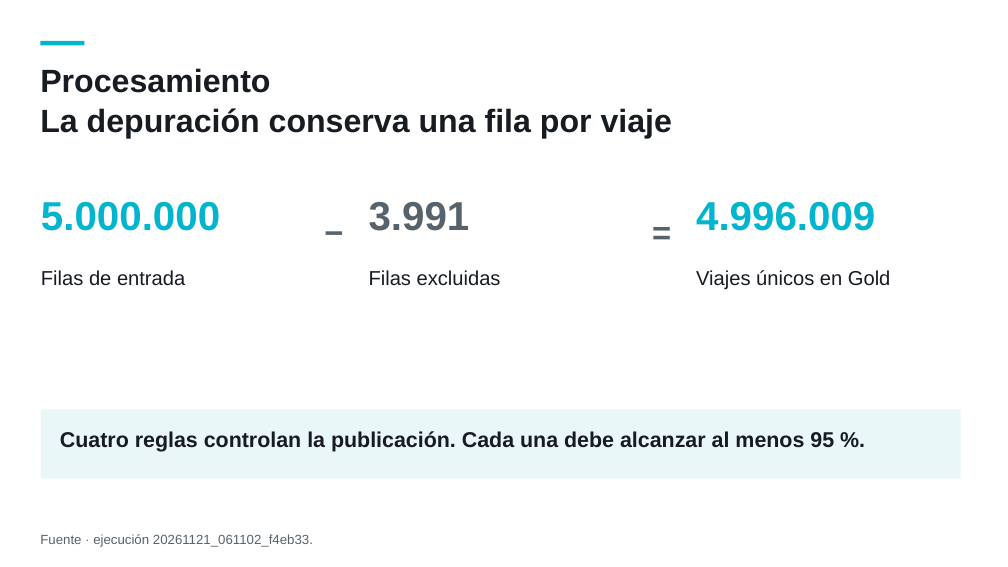
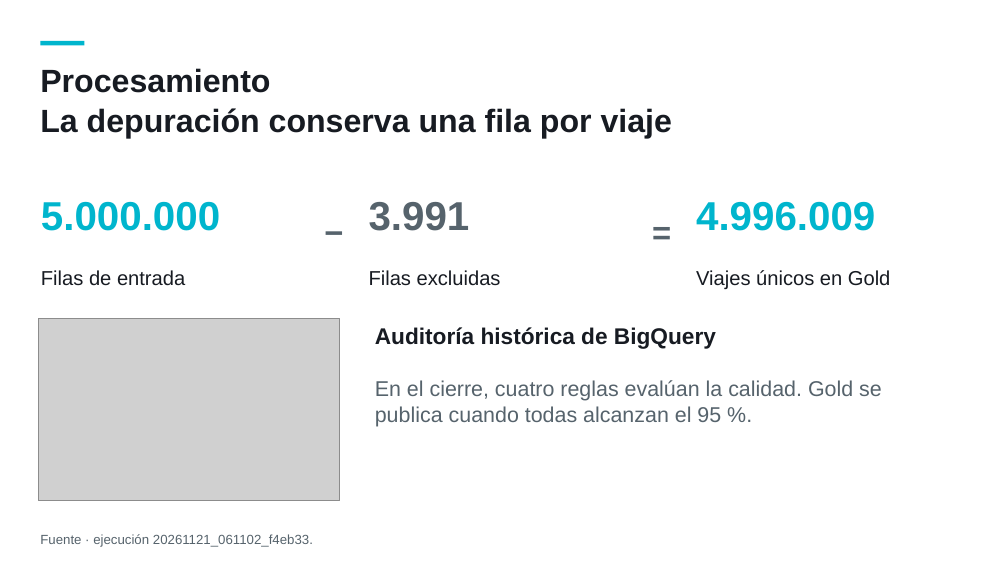
Before and after one commit to AlejandroPinedo/datalandia-lumina-smart-mobility-gcp, a slide deck: slide 8 of P3/entrega/Lumina-P3.pptx. Drawn at 1008x567 pixels with LibreOffice and Linux fonts; fonts in the diff are those of the drawing; grey boxes stand for pictures. Boxes give left, top, right and bottom in pixels: in the first picture for what was removed or moved away, otherwise in the second. Text is boxed around its words. In the diff, an @@ line names an element or a change of style, - is before the commit and + after.

```diff
--- a/P3/entrega/Lumina-P3.pptx
+++ b/P3/entrega/Lumina-P3.pptx
@@ picture added at bbox=[38, 318, 340, 501] @@
@@ text added at bbox=[375, 327, 716, 349], 21.6 pt, text #171B22, bold @@
+Auditoría histórica de BigQuery
@@ text added at bbox=[375, 380, 882, 427], 20.4 pt, text #56636C @@
+En el cierre, cuatro reglas evalúan la calidad. Gold se
+publica cuando todas alcanzan el 95 %.
@@ rectangle removed at bbox=[41, 410, 961, 479] @@
@@ text removed at bbox=[60, 431, 834, 452] @@
-Cuatro reglas controlan la publicación. Cada una debe alcanzar al menos 95 %.
```
Also in this commit, not shown: 2 other slides changed, 1 slide added, 1 slide removed, 2 other files.
